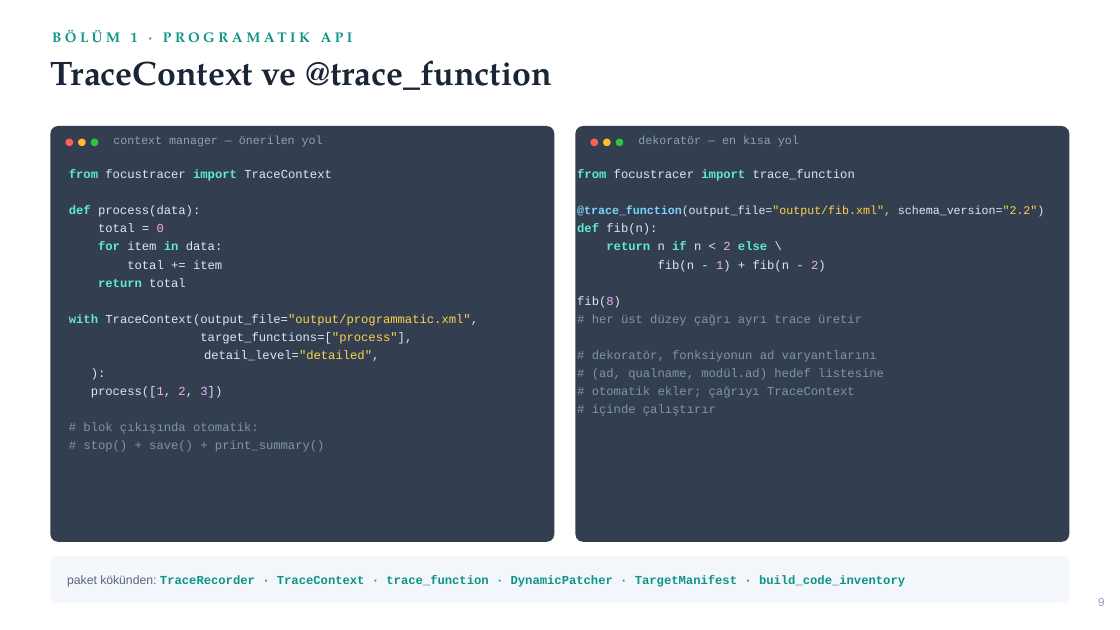
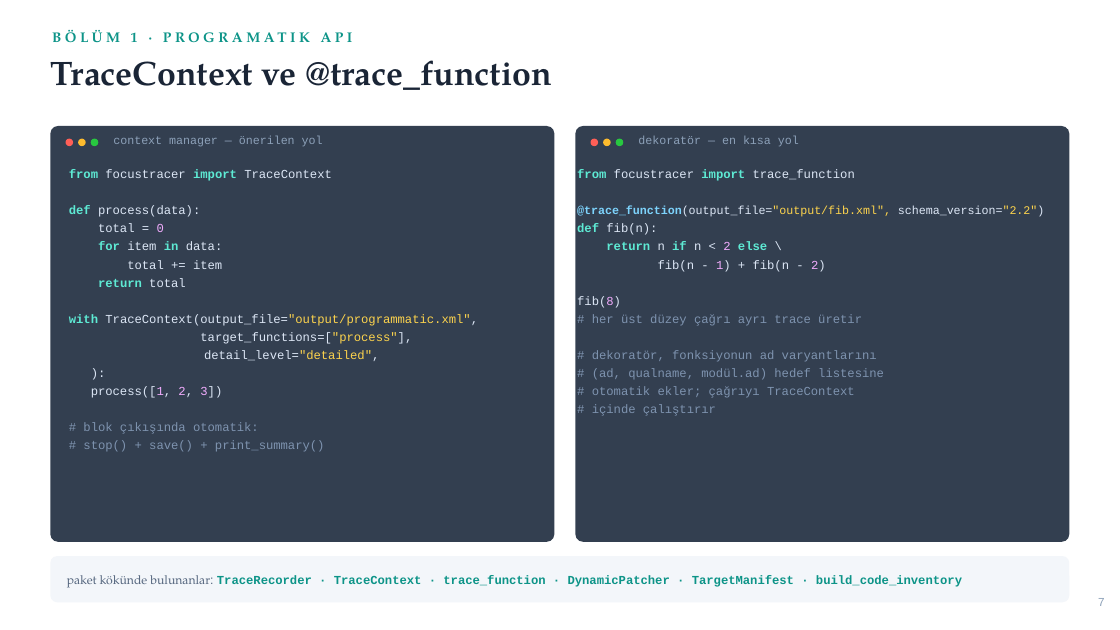
Before and after one commit to BitnetTR/focustracer, a slide deck: slide 8 of docs/FocusTracer_Sunum.pptx (slide 7 before the commit). Drawn at 1120x630 pixels with LibreOffice and Linux fonts; fonts in the diff are those of the drawing. Boxes give left, top, right and bottom in pixels: in the first picture for what was removed or moved away, otherwise in the second. Text is boxed around its words. In the diff, an @@ line names an element or a change of style, - is before the commit and + after.

```diff
--- a/docs/FocusTracer_Sunum.pptx
+++ b/docs/FocusTracer_Sunum.pptx
@@ text at [67,575,962,588]: text changed @@
-paket kökünden: TraceRecorder · TraceContext · trace_function · DynamicPatcher · TargetManifest · build_code_inventory
+paket kökünde bulunanlar: TraceRecorder · TraceContext · trace_function · DynamicPatcher · TargetManifest · build_code_inventory
@@ text at [1098,598,1104,606]: text changed @@
-9
+7
```
Also in this commit, not shown: 21 other slides changed, 1 slide added, 4 slides removed, 1 other file.
